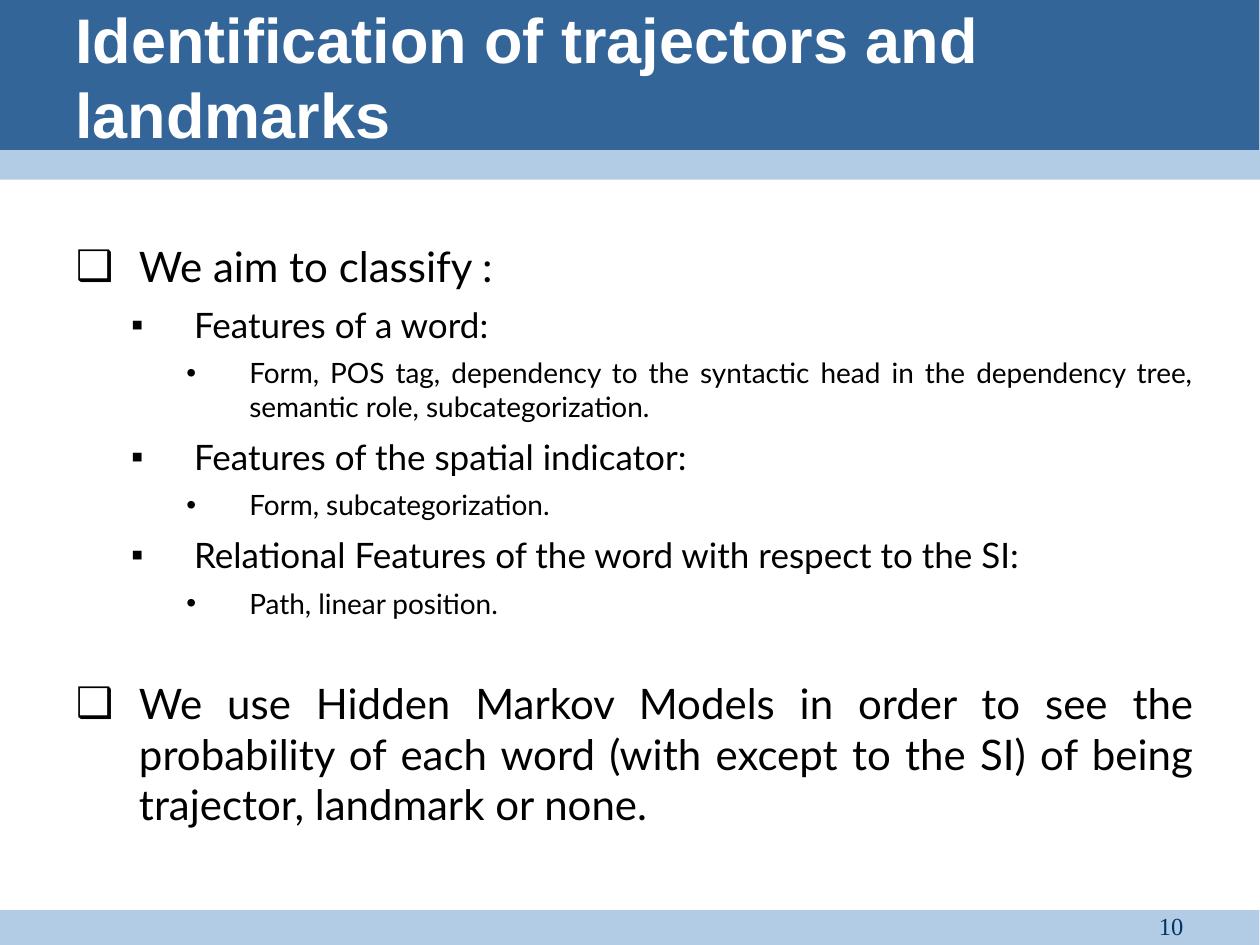
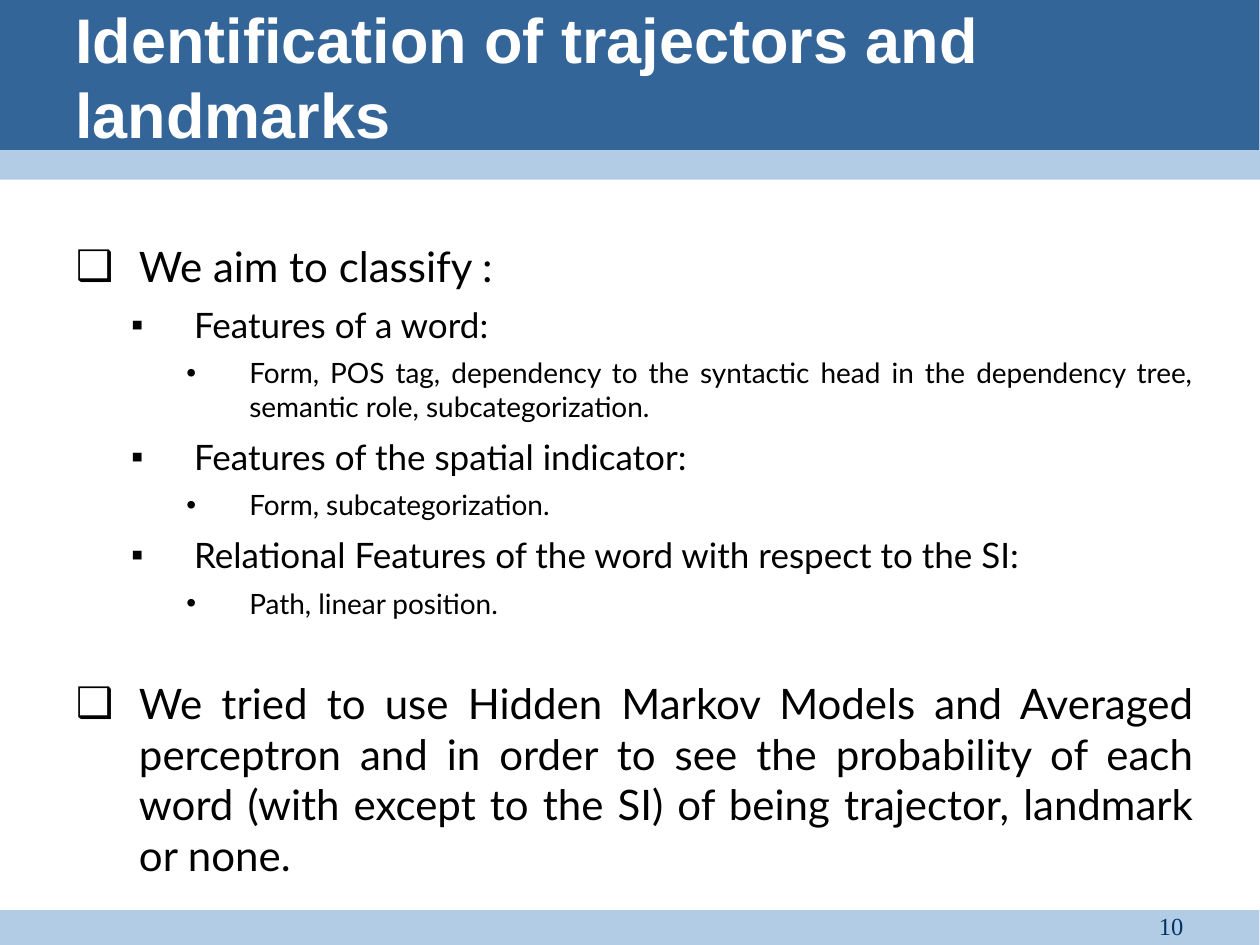
Before and after one commit to satvikg/pln-pmt-pract, a slide deck: slide 10 of SpatialRoleLabeling/doc/Group presentation.ppt. Drawn at 1260x945 pixels with LibreOffice and Linux fonts; fonts in the diff are those of the drawing. Boxes give left, top, right and bottom in pixels: in the first picture for what was removed or moved away, otherwise in the second. Text is boxed around its words. In the diff, an @@ line names an element or a change of style, - is before the commit and + after.

```diff
--- a/SpatialRoleLabeling/doc/Group presentation.ppt
+++ b/SpatialRoleLabeling/doc/Group presentation.ppt
@@ text at [139,688,1193,872]: text changed @@
-❑ We use Hidden Markov Models in order to see the probability of each word (with except to the SI) of being trajector, landmark or none.
+❑ We tried to use Hidden Markov Models and Averaged perceptron and in order to see the probability of each word (with except to the SI) of being trajector, landmark or none.
```
Also in this commit, not shown: 5 other slides changed, 3 slides added, 1 slide removed, 1 other file.
